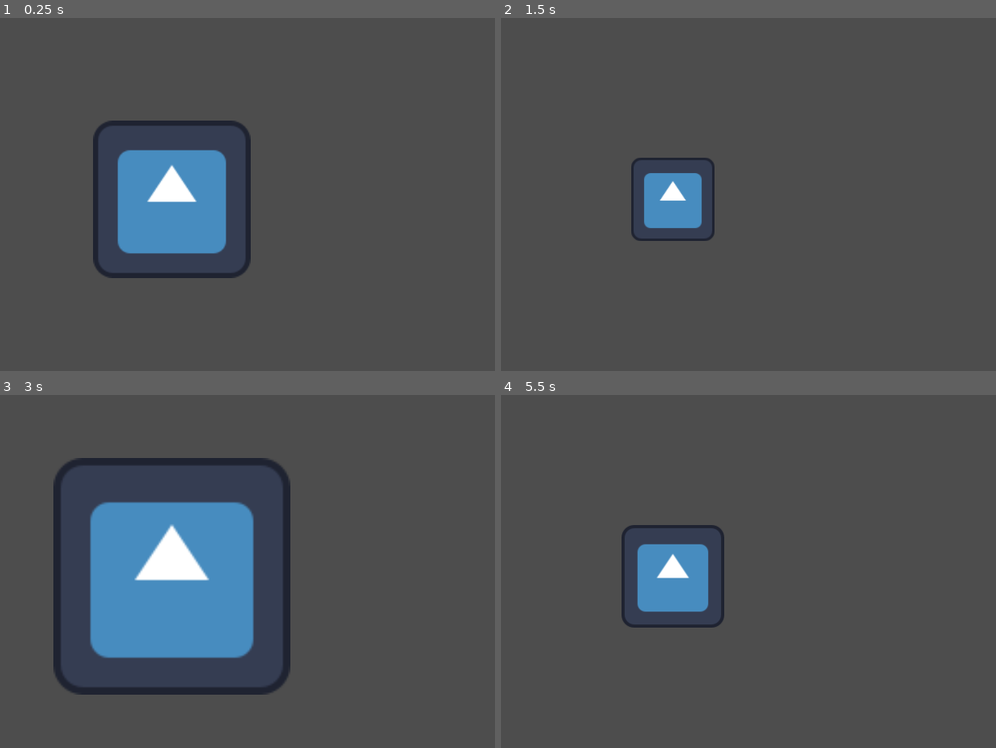
Above: before the commit, frames 1-4 (two rows, left to right).
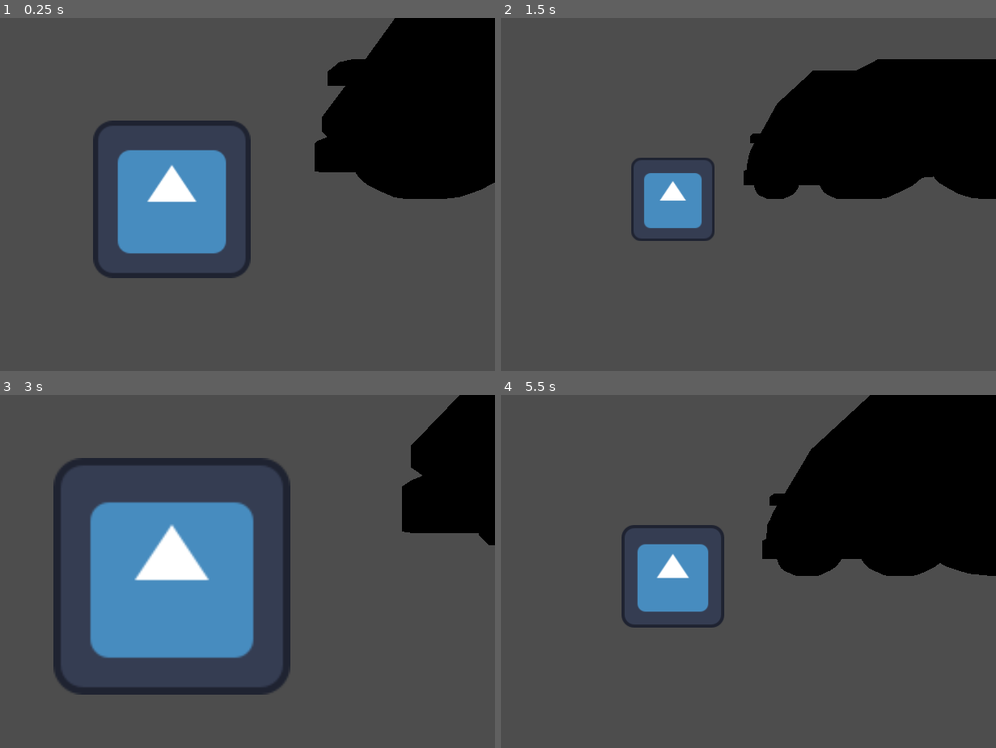
Above: after the commit, the same moments.

Repository: roverem/outrun
Game: Godot game, scene res://game.tscn
The game is run twice, just before and just after one commit, with the same random seed, the same clock (stepped at 60 frames per second) and the same inputs. The engine's default icon, where the game draws it, is replaced by a stand-in: a white triangle on a blue panel in a dark square.
Inputs:
- Up to frame 1 (0.25 s): no input
- Up to frame 2 (1.5 s): no input
- Up to frame 3 (3 s): no input
- Up to frame 4 (5.5 s): no input

The runs differ from the first frame. In frame 1, 15% of the frame differs, in the area x 63-100%, y 0-52%; in frame 2, 17%; in frame 3, 6.2%; in frame 4, 20%, in the area x 52-100%, y 0-52%.

Commit message:
agrega carrito

Diff:
--- a/game.tscn
+++ b/game.tscn
@@ -1,7 +1,8 @@
-[gd_scene load_steps=3 format=3 uid="uid://c3wmweemb4l6i"]
+[gd_scene load_steps=4 format=3 uid="uid://c3wmweemb4l6i"]
 
 [ext_resource type="Texture2D" uid="uid://clriqk7a0nr26" path="res://icon.svg" id="1_80nbo"]
 [ext_resource type="Script" uid="uid://dv2c13kbkanq" path="res://game.gd" id="1_e2o6t"]
+[ext_resource type="PackedScene" uid="uid://usxntfcawidv" path="res://assets/sedan-sports.glb" id="3_feb5d"]
 
 [node name="Node3D" type="Node3D"]
 script = ExtResource("1_e2o6t")
@@ -12,3 +13,6 @@
 [node name="Camera3D" type="Camera3D" parent="Sprite3D"]
 transform = Transform3D(1, 0, 0, 0, 1, 0, 0, 0, 1, 0, 0, 2.40538)
 current = true
+
+[node name="sedan-sports" parent="." instance=ExtResource("3_feb5d")]
+transform = Transform3D(1, 0, 0, 0, 1, 0, 0, 0, 1, 1.64664, 0, 1.44352)
Binary file added: assets/Textures/colormap.png
Not shown, added: assets/Textures/colormap.png.import
Binary file added: assets/sedan-sports.glb
Not shown, added: assets/sedan-sports.glb.import
Binary file added: assets/sedan.glb
Not shown, added: assets/sedan.glb.import
